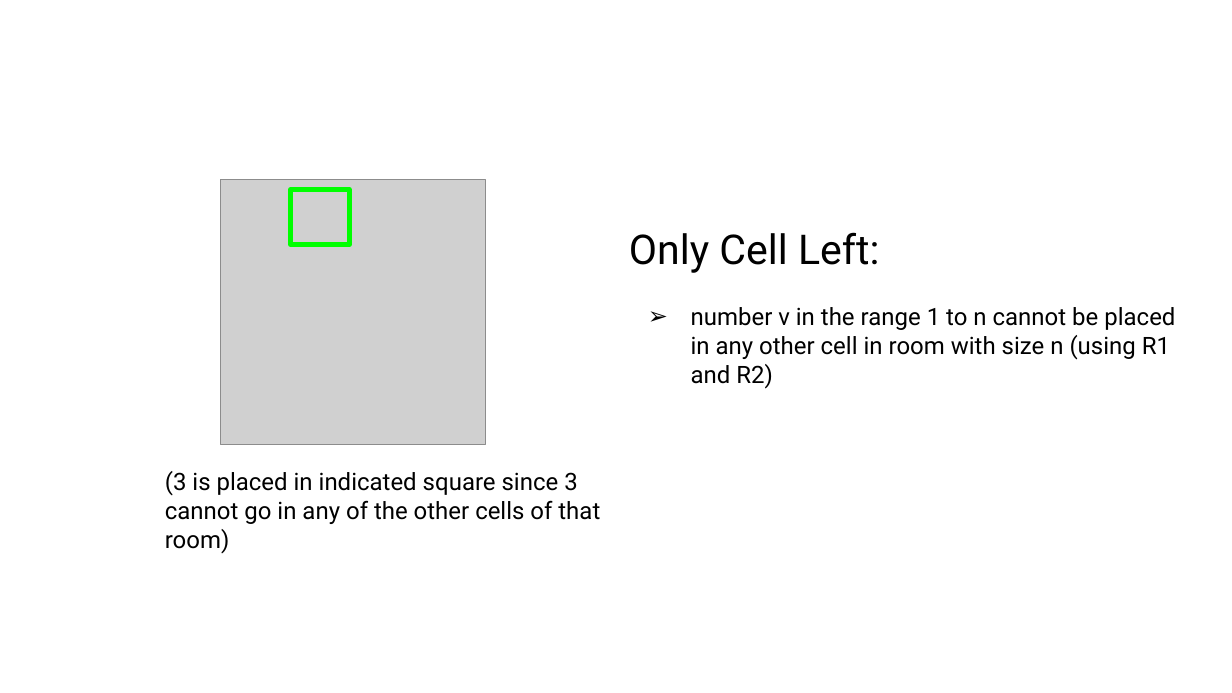
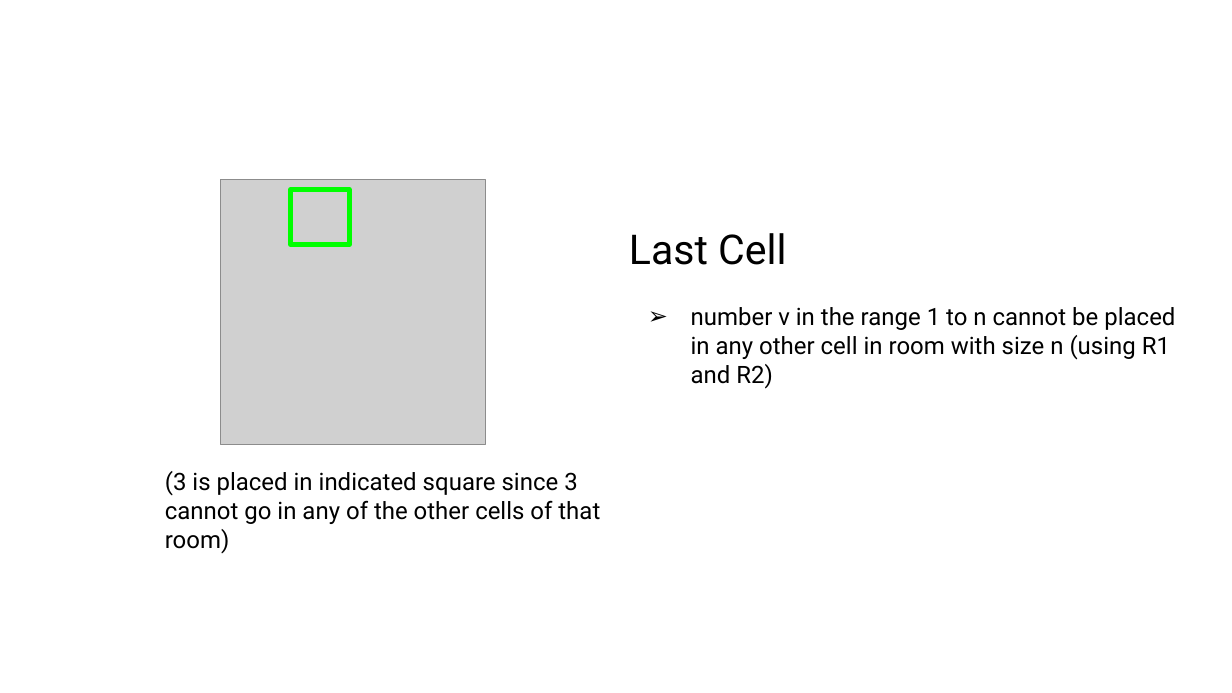
Before and after one commit to Bram28/LEGUP, a slide deck: slide 17 of misc/Rules/Ripple_Effect.pptx. Drawn at 1232x693 pixels with LibreOffice and Linux fonts; fonts in the diff are those of the drawing; grey boxes stand for pictures. Boxes give left, top, right and bottom in pixels: in the first picture for what was removed or moved away, otherwise in the second. Text is boxed around its words. In the diff, an @@ line names an element or a change of style, - is before the commit and + after.

```diff
--- a/misc/Rules/Ripple_Effect.pptx
+++ b/misc/Rules/Ripple_Effect.pptx
@@ text at [629, 233, 786, 265]: text changed @@
-Only Cell Left:
+Last Cell
```
Also in this commit, not shown: 2 other slides changed, 4 other files.
